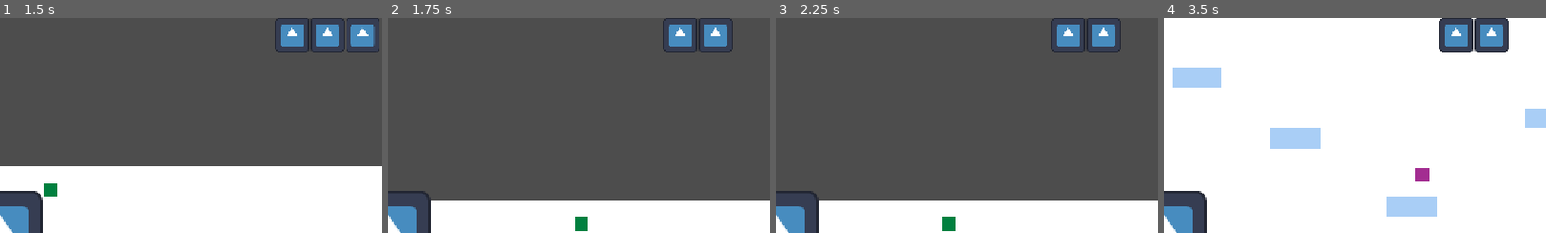
Above: before the commit, frames 1-4 (left to right).
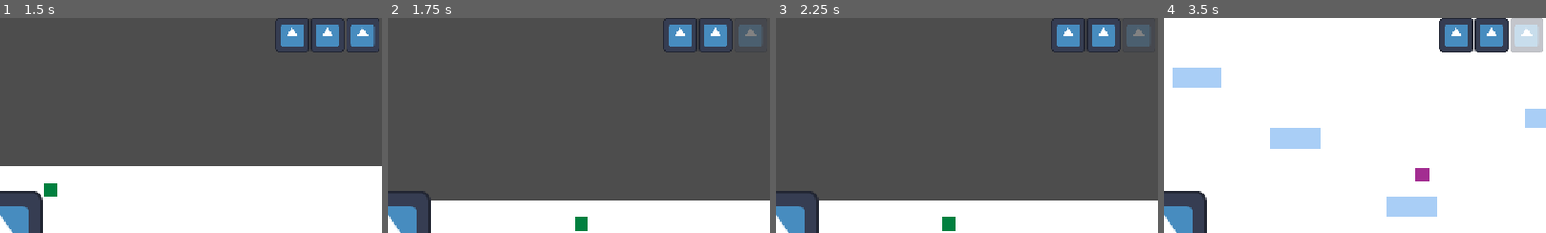
Above: after the commit, the same moments.

Repository: ignaciorizu/Primer_Videojuego_Godot
Game: Godot game, scene res://src/scenes/world/world.tscn
Same seed, same stepped clock (60 frames per second), same inputs: the game is played once before the commit and once after it. The engine's default icon, where the game draws it, is replaced by a stand-in: a white triangle on a blue panel in a dark square.
Inputs:
- Up to frame 1 (1.5 s): tap Enter (ui_accept) at 0.5, 0.77 s; hold Right (ui_right) from 0.53 s (still down)
- Up to frame 2 (1.75 s): keep holding Right (ui_right); tap Enter (ui_accept) at 1.52 s
- Up to frame 3 (2.25 s): release Right (ui_right) at 2.03 s; hold Left (ui_left) from 2.03 s (still down)
- Up to frame 4 (3.5 s): release Left (ui_left) at 2.78 s; hold Right (ui_right) from 2.78 s (still down); tap Enter (ui_accept) at 3.02 s
The pictures show only the part of the screen within x 50-100%, y 0-50%; the shares and areas given below are measured in that part.

Frame 1 is identical in both runs. In frame 2, 0.6% of the frame differs, in the area x 91-98%, y 3-14%; in frame 3, 0.6%; in frame 4, 1.3%, in the area x 90-100%, y 0-16%.

Commit message:
Las vidas del hub se ponen oscuras en vez de borrarse

Diff:
--- a/src/scenes/player/hub_vidas.gd
+++ b/src/scenes/player/hub_vidas.gd
@@ -1,4 +1,9 @@
 extends CanvasLayer
+
+const OPACITY_MAP: Dictionary = {
+	true: 1.0,
+	false: 0.3
+}
 
 @onready var _life_icons: Array = [
 	$HBoxContainer/TextureRect,
@@ -16,4 +21,4 @@
 		return
 
 	for index in range(_life_icons.size()):
-		_life_icons[index].visible = index < current_lives
+		_life_icons[index].modulate.a = OPACITY_MAP[index < current_lives]
--- a/src/scenes/player/vidas.tscn
+++ b/src/scenes/player/vidas.tscn
@@ -16,7 +16,7 @@
 grow_horizontal = 0
 scale = Vector2(0.40206325, 0.40206325)
 
-[node name="TextureRect3" type="TextureRect" parent="HBoxContainer" unique_id=1893885554]
+[node name="TextureRect" type="TextureRect" parent="HBoxContainer" unique_id=1810221327]
 layout_mode = 2
 texture = ExtResource("1_sii6y")
 
@@ -24,6 +24,6 @@
 layout_mode = 2
 texture = ExtResource("1_sii6y")
 
-[node name="TextureRect" type="TextureRect" parent="HBoxContainer" unique_id=1810221327]
+[node name="TextureRect3" type="TextureRect" parent="HBoxContainer" unique_id=1893885554]
 layout_mode = 2
 texture = ExtResource("1_sii6y")
